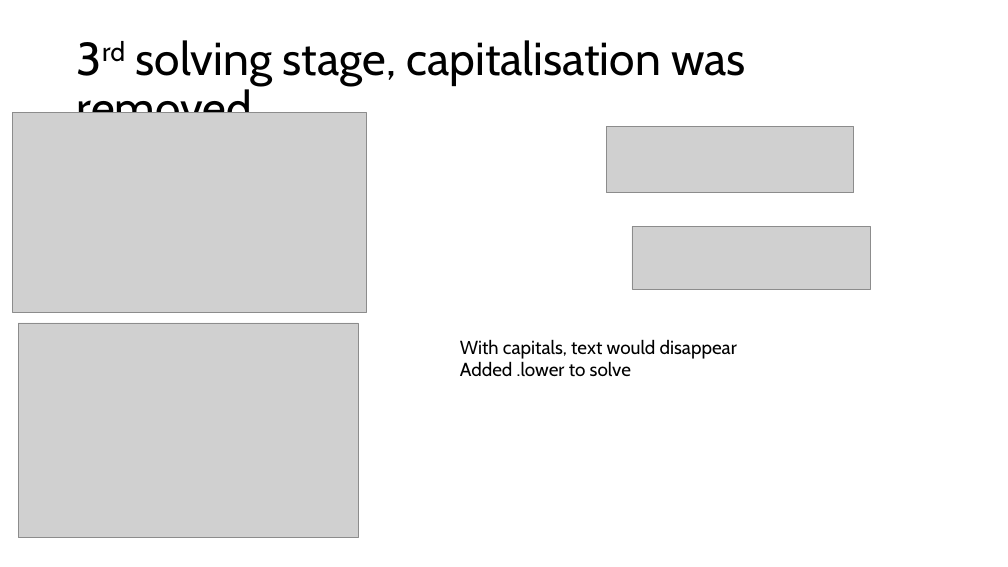
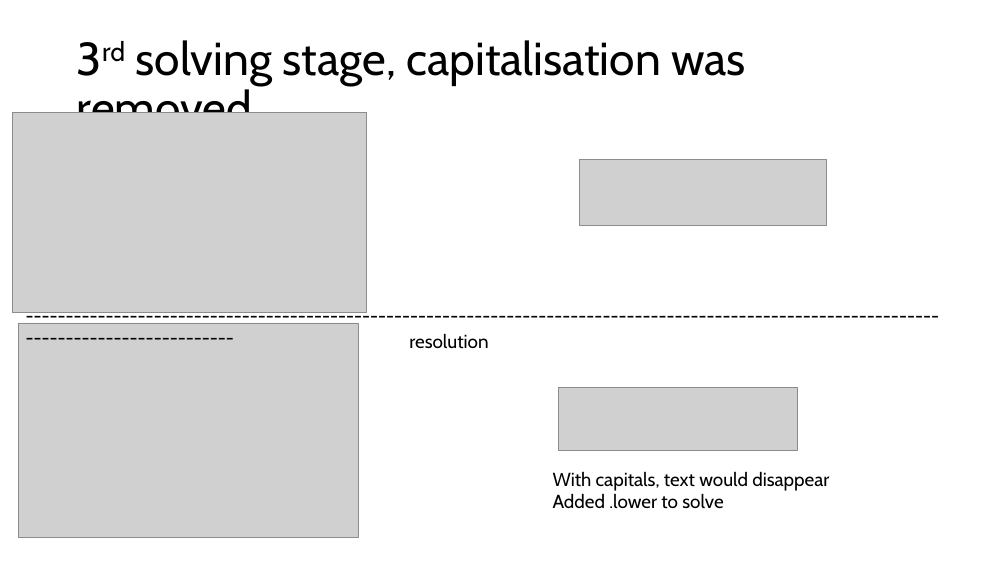
Before and after one commit to PengoPango/403IT_Programming_repos, a slide deck: slide 4 of 403_Programming/assignments/palindromeprogress_screenshots.pptx. Drawn at 1008x567 pixels with LibreOffice and Linux fonts; fonts in the diff are those of the drawing; grey boxes stand for pictures. Boxes give left, top, right and bottom in pixels: in the first picture for what was removed or moved away, otherwise in the second. Text is boxed around its words. In the diff, an @@ line names an element or a change of style, - is before the commit and + after.

```diff
--- a/403_Programming/assignments/palindromeprogress_screenshots.pptx
+++ b/403_Programming/assignments/palindromeprogress_screenshots.pptx
@@ picture: place and size @@
-picture at box(606, 126, 854, 193)
+picture at box(579, 159, 827, 225)
@@ text added at box(18, 299, 951, 330), 18 pt, text #000000 @@
+--------------------------------------------------------------------------------------------------------------------------------------------
@@ text added at box(409, 333, 488, 349), 18 pt, text #000000 @@
+resolution
@@ picture: place and size @@
-picture at box(632, 227, 871, 289)
+picture at box(559, 388, 798, 450)
@@ text "With capitals, text would disappear": place and size @@
-text "With capitals, text would disappear" at box(460, 339, 737, 377)
+text "With capitals, text would disappear" at box(553, 471, 829, 509)
```
Also in this commit, not shown: 3 other slides changed, 1 slide added, 1 slide removed, 4 other files.
